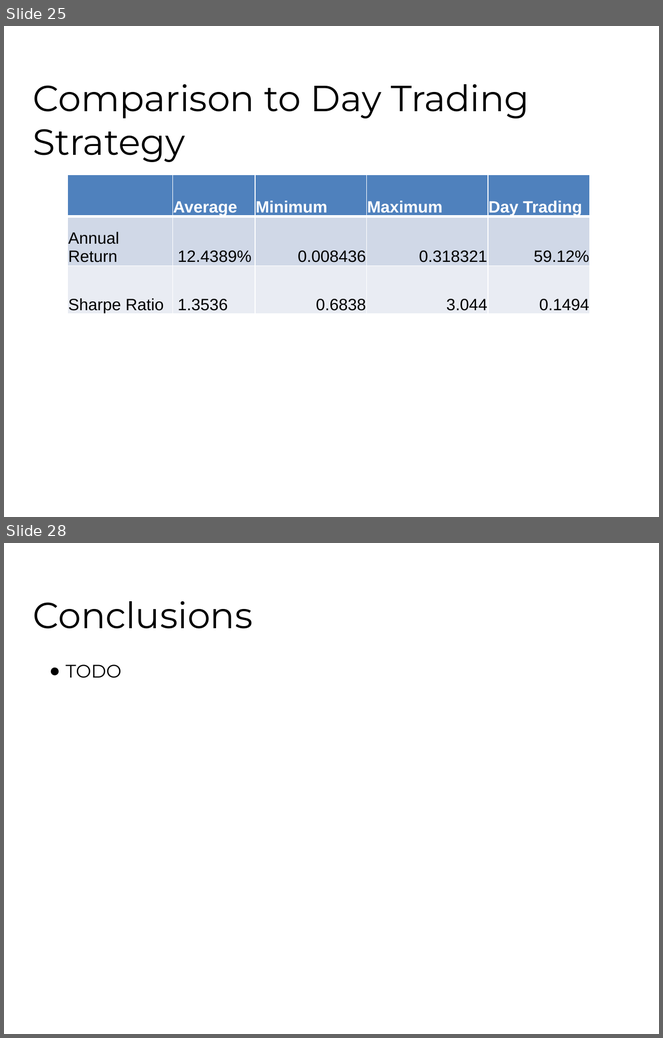
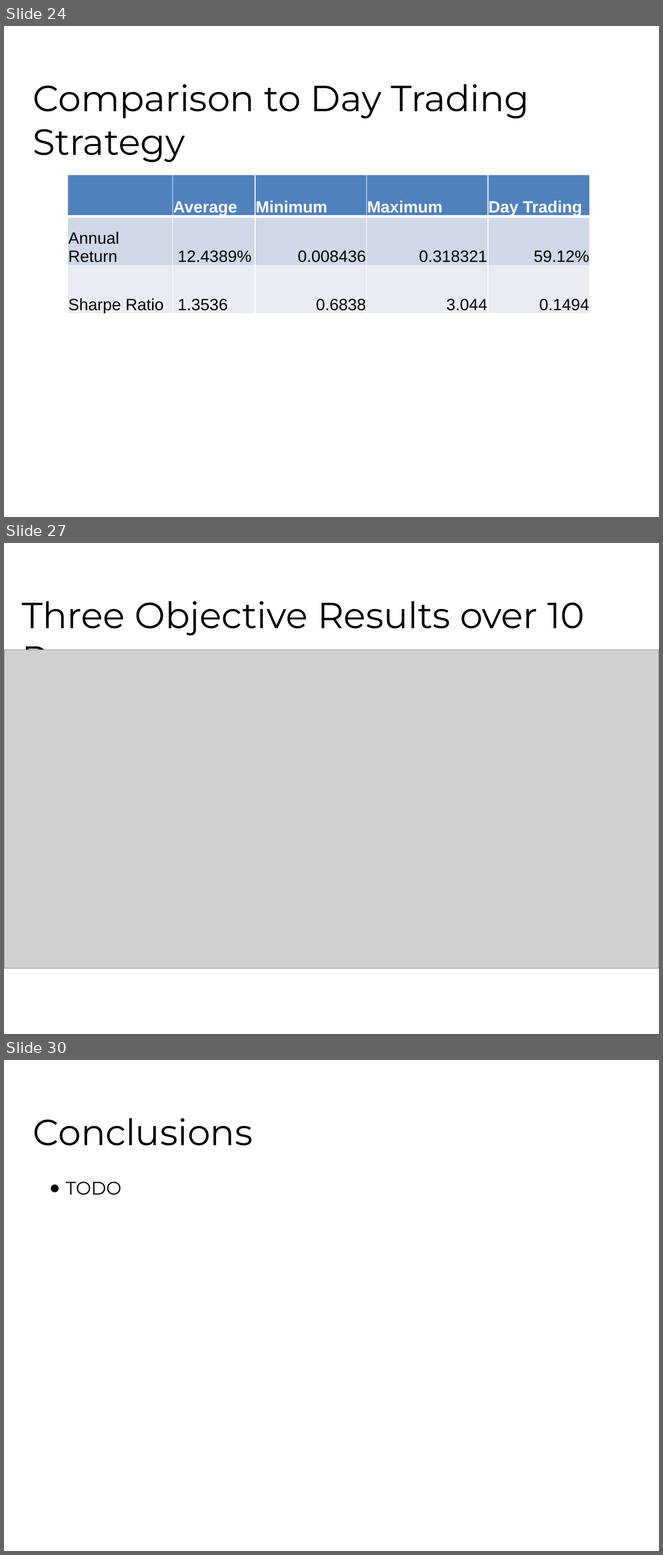
Before and after one commit to fhh23/Evolving-Stock-Market-Indicators-Using-Multi-Objective-Genetic-Algorithms, a slide deck: CSE848_Hormasji_Reiff_ProjectPresentation.pptx. Shown one above the other, each under a label of ours: slides 25 and 28 before the commit, slides 24, 27 and 30 after it; the slides between them are not shown. The pictures are 663x1038 and 663x1555 pixels, drawn with LibreOffice and Linux fonts; fonts in the diff are those of the drawing; grey boxes stand for pictures; background and template pictures are left out. Boxes give left, top, right and bottom in pixels: in the first picture for what was removed or moved away, otherwise in the second. Text is boxed around its words. In the diff, an @@ line names an element or a change of style, - is before the commit and + after.

```diff
--- a/CSE848_Hormasji_Reiff_ProjectPresentation.pptx
+++ b/CSE848_Hormasji_Reiff_ProjectPresentation.pptx
@@ slide 27 added at <box>4,543,659,1034</box>, background #FFFFFF @@
@@ title added at <box>22,601,585,650</box>, 40 pt, text #000000 @@
+Three Objective Results over 10 Runs
@@ picture added at <box>4,650,659,968</box> @@
@@ what was slide 25 is now slide 24 @@
@@ what was slide 28 is now slide 30 @@
```
Also in this commit, not shown: 11 slides changed, 2 other slides added, 1 slide removed, 3 other files.
